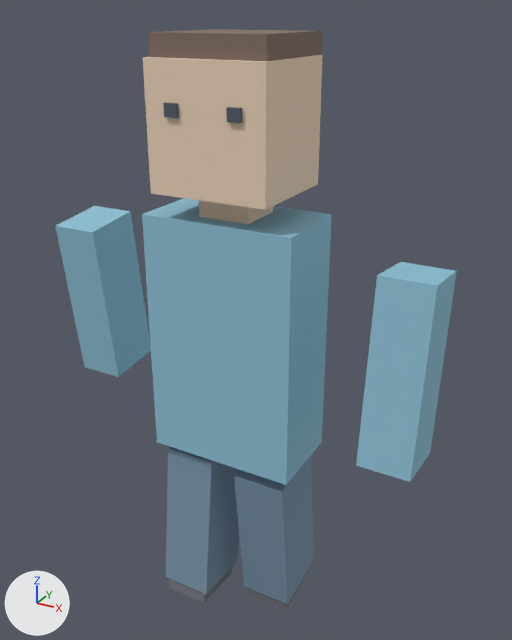
The glTF model assets/models/debug/quiver_block_avatar.glb: old version first, new version second.
Camera for both pictures: a 50 mm camera at (0.886, -1.511, 0.871) aimed at (0.024, 0.057, 0.087). Lighting does not change. The marker at lower left points along +X, +Y and +Z. The older version comes first. Where no turn or scale is listed for an object, it has been applied to the vertices.

Before the edit, the objects in view are built like this:
```python
me_block_pants = bpy.data.meshes.new('Block_pants')
me_block_pants.from_pydata(...)  # a box spanning x -0.5..0.5, y -0.5..0.5, z -0.5..0.5
me_block_pants.materials.append(mat_pants)  # blue #7993a8
me_block_shirt = bpy.data.meshes.new('Block_shirt')
me_block_shirt.from_pydata(...)  # a box spanning x -0.5..0.5, y -0.5..0.5, z -0.5..0.5
me_block_shirt.materials.append(mat_shirt)  # blue #8ec0d6
ob_arm_l_block = bpy.data.objects.new('Arm_L_Block', me_block_shirt)
ob_arm_l_block.parent = ob_arm_l_pivot
ob_arm_l_block.location = (-0.255, 0.0, -0.237)
ob_arm_l_block.scale = (0.135, 0.17, 0.475)
ob_arm_l_pivot = bpy.data.objects.new('Arm_L_Pivot', None)
ob_arm_l_pivot.parent = ob_quiveravatar
ob_arm_l_pivot.location = (-0.22, 0.0, 0.32)
ob_arm_l_pivot.rotation_euler = (0.114, 0.0, 0.0)  # degrees (6.5, 0, 0)
ob_arm_r_block = bpy.data.objects.new('Arm_R_Block', me_block_shirt)
ob_arm_r_block.parent = ob_arm_r_pivot
ob_arm_r_block.location = (0.255, 0.0, -0.237)
ob_arm_r_block.scale = (0.135, 0.17, 0.475)
ob_arm_r_pivot = bpy.data.objects.new('Arm_R_Pivot', None)
ob_arm_r_pivot.parent = ob_quiveravatar
ob_arm_r_pivot.location = (0.22, 0.0, 0.32)
ob_arm_r_pivot.rotation_euler = (-0.114, 0.0, 0.0)  # degrees (-6.5, 0, 0)
ob_leg_r_block = bpy.data.objects.new('Leg_R_Block', me_block_pants)
ob_leg_r_block.parent = ob_leg_r_pivot
ob_leg_r_block.location = (0.112, 0.0, -0.225)
ob_leg_r_block.scale = (0.15, 0.19, 0.45)
# also in view: 'Leg_L_Block' at (-0.112, -0.026, -0.544); 'Head' at (0.0, 0.0, 0.615); 'Torso' at (0.0, 0.0, 0.055); 'Neck' at (0.0, 0.0, 0.445); 'Hair' at (0.0, 0.015, 0.795)
```
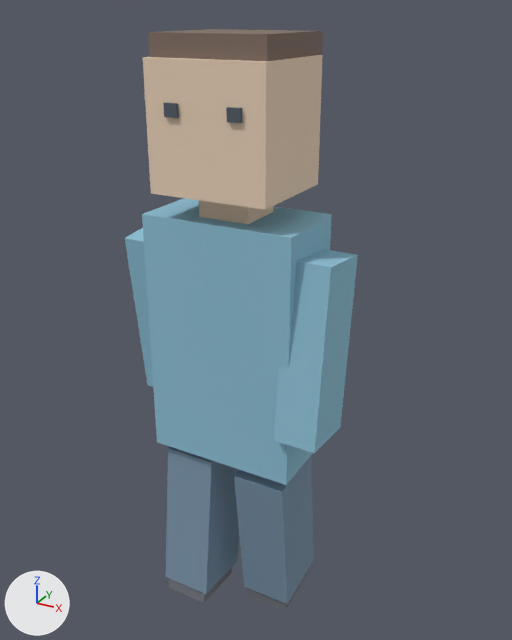
ob_arm_l_pivot is not drawn itself; it is the parent of ob_arm_l_block.
ob_arm_r_pivot is not drawn itself; it is the parent of ob_arm_r_block.

Where the change shows, as pixel boxes [x1, y1, x2, y2] in the pictures (512 x 640 px):
```json
{"object": "Arm_R_Block", "change": "moved, rescaled", "before": [356, 262, 457, 482], "after": [274, 249, 358, 453], "on screen": "17% narrower, 7% shorter"}
{"object": "Arm_L_Block", "change": "moved, rescaled", "before": [55, 206, 151, 377], "after": [125, 228, 153, 387]}
```

Scene script edits in JSON lines:
```json
{"op": "set", "path": "ob_arm_l_pivot.location", "old": "(-0.22, 0.0, 0.32)", "new": "(-0.205, 0.0, 0.32)"}
{"op": "set", "path": "ob_arm_l_block.location", "old": "(-0.255, 0.0, -0.237)", "new": "(-0.035, 0.0, -0.237)"}
{"op": "set", "path": "ob_arm_l_block.scale", "old": "(0.135, 0.17, 0.475)", "new": "(0.115, 0.17, 0.475)"}
{"op": "set", "path": "ob_arm_r_pivot.location", "old": "(0.22, 0.0, 0.32)", "new": "(0.205, 0.0, 0.32)"}
{"op": "set", "path": "ob_arm_r_block.location", "old": "(0.255, 0.0, -0.237)", "new": "(0.035, 0.0, -0.237)"}
{"op": "set", "path": "ob_arm_r_block.scale", "old": "(0.135, 0.17, 0.475)", "new": "(0.115, 0.17, 0.475)"}
```
